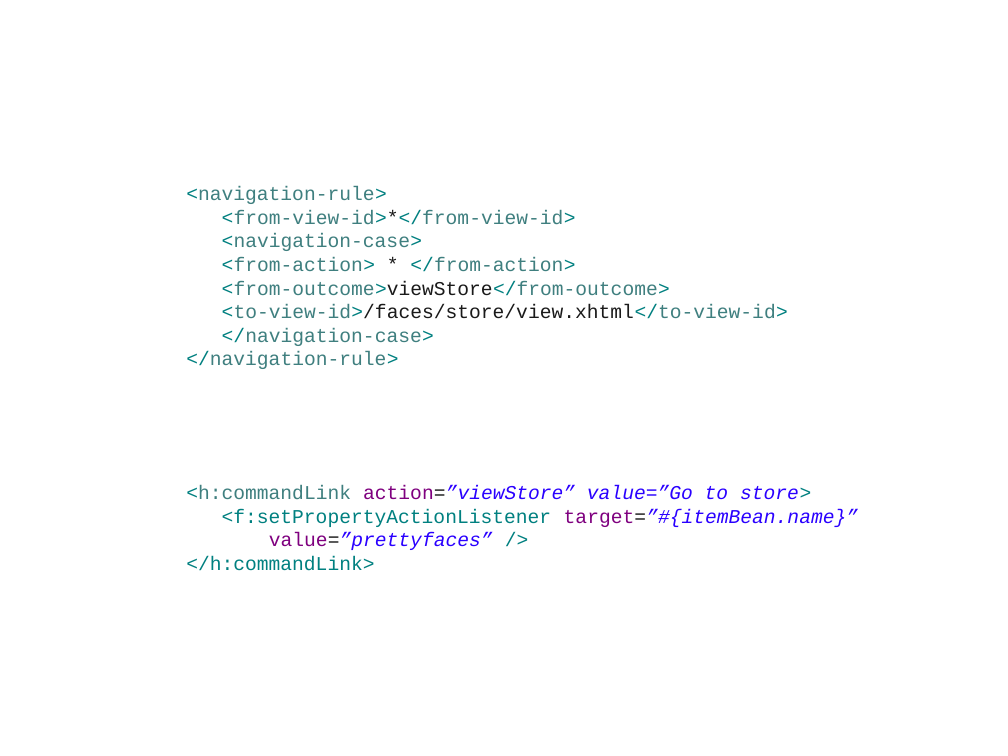
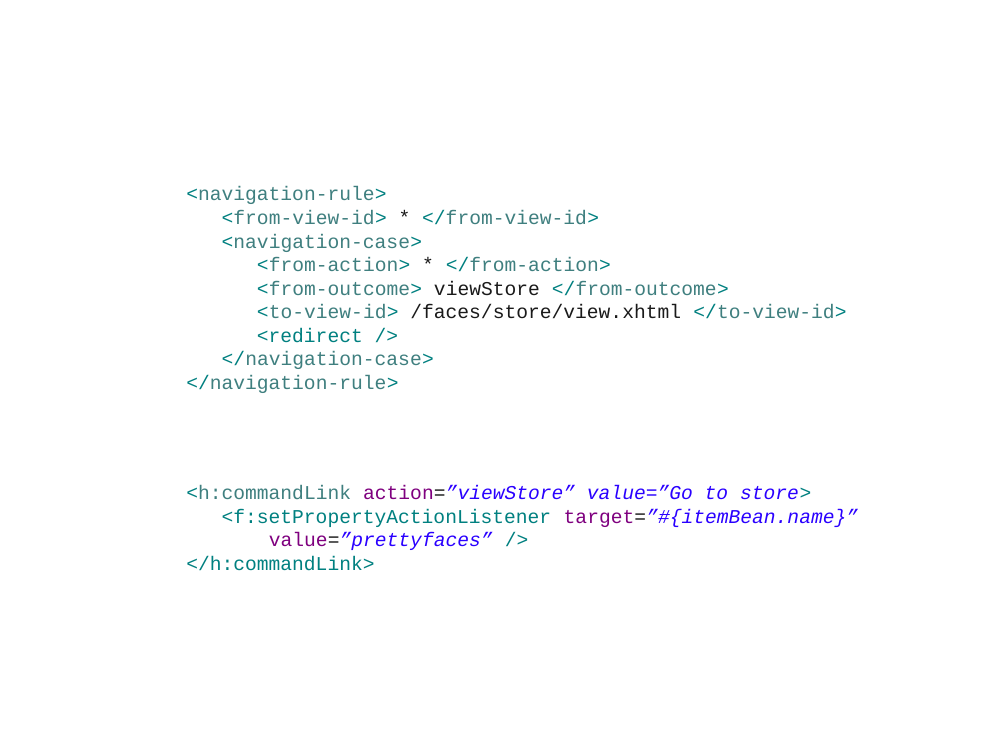
Before and after one commit to lincolnthree/talks, a slide deck: slide 58 of 2011_Beautiful_Java_EE_JAXConf.odp (slide 57 before the commit). Drawn at 1008x756 pixels with LibreOffice and Linux fonts; fonts in the diff are those of the drawing. Boxes give left, top, right and bottom in pixels: in the first picture for what was removed or moved away, otherwise in the second. Text is boxed around its words. In the diff, an @@ line names an element or a change of style, - is before the commit and + after.

```diff
--- a/2011_Beautiful_Java_EE_JAXConf.odp
+++ b/2011_Beautiful_Java_EE_JAXConf.odp
@@ text at bbox=[222, 210, 599, 225]: spaces changed @@
-<from-view-id>*</from-view-id>
+<from-view-id> * </from-view-id>
@@ text at bbox=[257, 281, 846, 343]: text changed @@
-<from-outcome>viewStore</from-outcome>
-<to-view-id>/faces/store/view.xhtml</to-view-id>
+<from-outcome> viewStore </from-outcome>
+<to-view-id> /faces/store/view.xhtml </to-view-id>
+<redirect />
```
Also in this commit, not shown: 38 other slides changed, 4 slides added, 1 slide removed.
